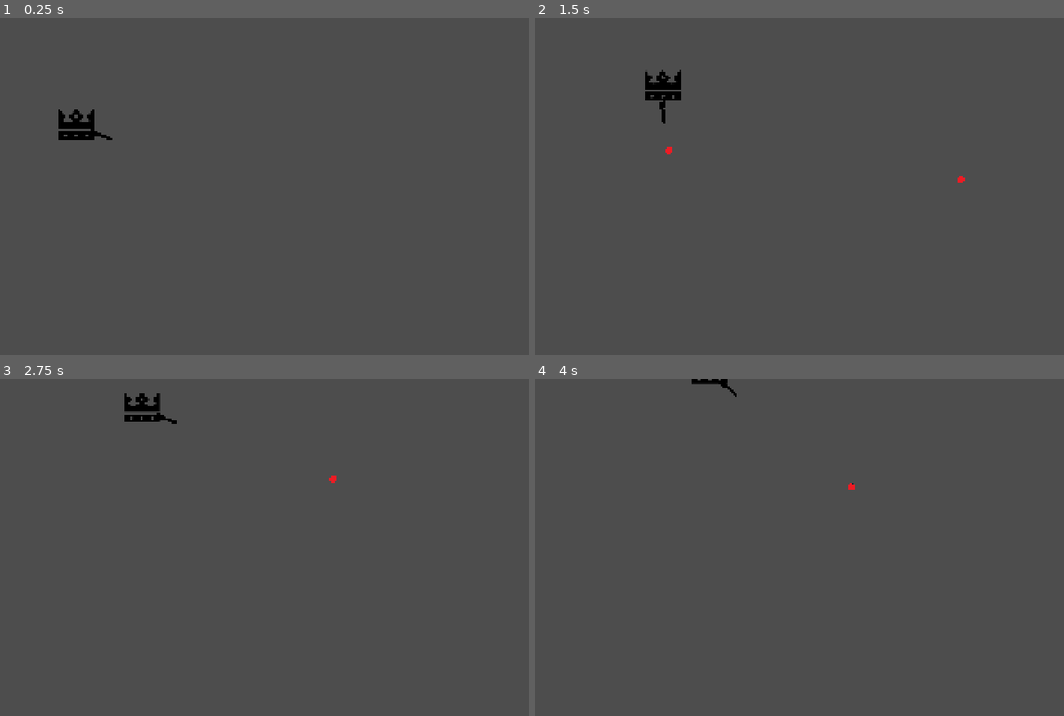
Above: before the commit, frames 1-4 (two rows, left to right).
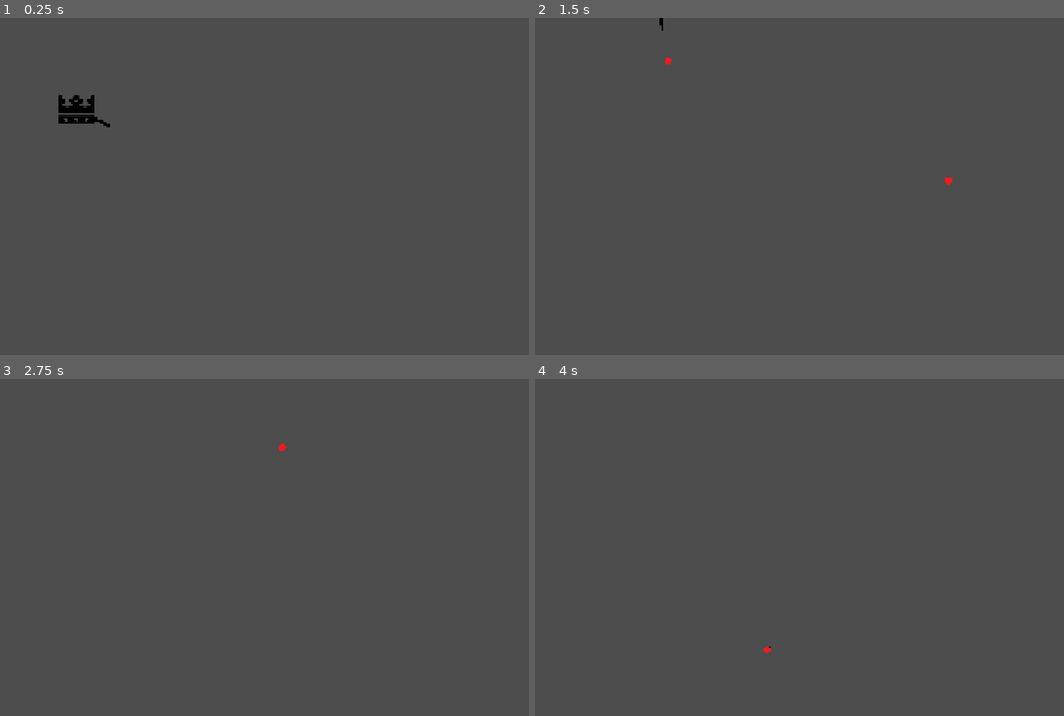
Above: after the commit, the same moments.

Repository: WraithXipher0nGit/Duck-Duck-Boom
Game: Godot game, scene res://scenes/main.tscn
Two runs of this game, one before a commit and one after it. Both use one fixed random seed, a clock stepped at 60 frames per second and the inputs below. The engine's default icon, where the game draws it, is replaced by a stand-in: a white triangle on a blue panel in a dark square.
Inputs (mouse positions are in pixels of both pictures, inside the frame that each line leads up to):
- Up to frame 1 (0.25 s): no input
- Up to frame 2 (1.5 s): move the mouse to (926, 169) at 0.52 s; hold D (Right) 0.53-1.28 s; click (926, 169) at 0.67 s; move the mouse to (672, 203) at 1.27 s; hold A (Left) from 1.28 s (still down); click (672, 203) at 1.42 s
- Up to frame 3 (2.75 s): move the mouse to (317, 473) at 2.02 s; release A (Left) at 2.03 s; hold D (Right) from 2.03 s (still down); click (317, 473) at 2.17 s
- Up to frame 4 (4 s): move the mouse to (762, 614) at 2.77 s; click (762, 614) at 2.92 s; move the mouse to (974, 598) at 3.52 s; release D (Right) at 3.53 s; hold A (Left) from 3.53 s (still down); click (974, 598) at 3.67 s

The runs differ from the first frame. In frame 1, 0.7% of the frame differs, in the area x 11-22%, y 22-37%; in frame 2, 0.6%; in frame 3, 0.5%; in frame 4, 0.2%.

Commit message:
add HUD, more functionality, and sounds

Diff:
--- a/project.godot
+++ b/project.godot
@@ -18,18 +18,8 @@
 [autoload]
 
 EventBus="*uid://do7bpjiilkf2n"
-"<<<<<<<Updatedupstream[input]Left"={
-"deadzone": 0.2,
-"events": [Object(InputEventKey,"resource_local_to_scene":false,"resource_name":"","device":-1,"window_id":0,"alt_pressed":false,"shift_pressed":false,"ctrl_pressed":false,"meta_pressed":false,"pressed":false,"keycode":0,"physical_keycode":65,"key_label":0,"unicode":97,"location":0,"echo":false,"script":null)
-, Object(InputEventKey,"resource_local_to_scene":false,"resource_name":"","device":-1,"window_id":0,"alt_pressed":false,"shift_pressed":false,"ctrl_pressed":false,"meta_pressed":false,"pressed":false,"keycode":0,"physical_keycode":4194319,"key_label":0,"unicode":0,"location":0,"echo":false,"script":null)
-]
-}
-Right={
-"deadzone": 0.2,
-"events": [Object(InputEventKey,"resource_local_to_scene":false,"resource_name":"","device":-1,"window_id":0,"alt_pressed":false,"shift_pressed":false,"ctrl_pressed":false,"meta_pressed":false,"pressed":false,"keycode":0,"physical_keycode":68,"key_label":0,"unicode":100,"location":0,"echo":false,"script":null)
-, Object(InputEventKey,"resource_local_to_scene":false,"resource_name":"","device":-1,"window_id":0,"alt_pressed":false,"shift_pressed":false,"ctrl_pressed":false,"meta_pressed":false,"pressed":false,"keycode":0,"physical_keycode":4194321,"key_label":0,"unicode":0,"location":0,"echo":false,"script":null)
-]
-}
+AudioManager="*uid://gdhocfm0pvax"
+GameManager="*uid://bd8kx4mq5sx5g"
 
 [display]
 
--- /dev/null
+++ b/scenes/UI/HUD.tscn
@@ -0,0 +1,141 @@
+[gd_scene format=3 uid="uid://beqvsxvodq0df"]
+
+[ext_resource type="Script" uid="uid://ch60bfck6qml0" path="res://scripts/hud.gd" id="1_5fyfn"]
+[ext_resource type="Texture2D" uid="uid://cvqv8rjekyhoy" path="res://dummies/sprites/heart.png" id="2_7n4fj"]
+
+[node name="Hud" type="CanvasLayer" unique_id=519716865]
+script = ExtResource("1_5fyfn")
+
+[node name="ScoreContainer" type="MarginContainer" parent="." unique_id=692576076]
+anchors_preset = 3
+anchor_left = 1.0
+anchor_top = 1.0
+anchor_right = 1.0
+anchor_bottom = 1.0
+offset_left = -40.0
+offset_top = -40.0
+grow_horizontal = 0
+grow_vertical = 0
+theme_override_constants/margin_right = 20
+theme_override_constants/margin_bottom = 20
+
+[node name="ScoreLabel" type="Label" parent="ScoreContainer" unique_id=757984622]
+layout_mode = 2
+theme_override_colors/font_outline_color = Color(0, 0, 0, 1)
+theme_override_constants/outline_size = 6
+theme_override_font_sizes/font_size = 24
+text = "Score: 0"
+
+[node name="HeartsContainer" type="MarginContainer" parent="." unique_id=1157378592]
+anchors_preset = 5
+anchor_left = 0.5
+anchor_right = 0.5
+offset_left = -20.0
+offset_right = 20.0
+offset_bottom = 40.0
+grow_horizontal = 2
+theme_override_constants/margin_top = 20
+
+[node name="VBoxContainer" type="VBoxContainer" parent="HeartsContainer" unique_id=1956959221]
+layout_mode = 2
+
+[node name="HBoxContainer" type="HBoxContainer" parent="HeartsContainer/VBoxContainer" unique_id=1027222802]
+layout_mode = 2
+theme_override_constants/separation = 10
+alignment = 1
+
+[node name="Heart1" type="TextureRect" parent="HeartsContainer/VBoxContainer/HBoxContainer" unique_id=1909369209]
+custom_minimum_size = Vector2(20, 20)
+layout_mode = 2
+texture = ExtResource("2_7n4fj")
+expand_mode = 1
+stretch_mode = 4
+
+[node name="Heart2" type="TextureRect" parent="HeartsContainer/VBoxContainer/HBoxContainer" unique_id=1975505278]
+custom_minimum_size = Vector2(20, 20)
+layout_mode = 2
+texture = ExtResource("2_7n4fj")
+expand_mode = 1
+stretch_mode = 4
+
+[node name="Heart3" type="TextureRect" parent="HeartsContainer/VBoxContainer/HBoxContainer" unique_id=712873375]
+custom_minimum_size = Vector2(20, 20)
+layout_mode = 2
+texture = ExtResource("2_7n4fj")
+expand_mode = 1
+stretch_mode = 4
+
+[node name="HBoxContainer2" type="HBoxContainer" parent="HeartsContainer/VBoxContainer" unique_id=775850972]
+layout_mode = 2
+theme_override_constants/separation = 5
+
+[node name="Bullet1" type="TextureRect" parent="HeartsContainer/VBoxContainer/HBoxContainer2" unique_id=1841768263]
+custom_minimum_size = Vector2(10, 28)
+layout_mode = 2
+size_flags_horizontal = 3
+expand_mode = 3
+stretch_mode = 5
+
+[node name="Bullet2" type="TextureRect" parent="HeartsContainer/VBoxContainer/HBoxContainer2" unique_id=1930642858]
+custom_minimum_size = Vector2(10, 28)
+layout_mode = 2
+size_flags_horizontal = 3
+expand_mode = 3
+stretch_mode = 5
+
+[node name="Bullet3" type="TextureRect" parent="HeartsContainer/VBoxContainer/HBoxContainer2" unique_id=1920105572]
+custom_minimum_size = Vector2(10, 28)
+layout_mode = 2
+size_flags_horizontal = 3
+expand_mode = 3
+stretch_mode = 5
+
+[node name="Bullet4" type="TextureRect" parent="HeartsContainer/VBoxContainer/HBoxContainer2" unique_id=1833466623]
+custom_minimum_size = Vector2(10, 28)
+layout_mode = 2
+size_flags_horizontal = 3
+expand_mode = 3
+stretch_mode = 5
+
+[node name="Bullet5" type="TextureRect" parent="HeartsContainer/VBoxContainer/HBoxContainer2" unique_id=683525883]
+custom_minimum_size = Vector2(10, 28)
+layout_mode = 2
+size_flags_horizontal = 3
+expand_mode = 3
+stretch_mode = 5
+
+[node name="GameOverOverlay" type="ColorRect" parent="." unique_id=1551929652]
+anchors_preset = 15
+anchor_right = 1.0
+anchor_bottom = 1.0
+grow_horizontal = 2
+grow_vertical = 2
+color = Color(0.15294118, 0.15294118, 0.15294118, 0.627451)
+
+[node name="CenterContainer" type="CenterContainer" parent="GameOverOverlay" unique_id=68165072]
+layout_mode = 1
+anchors_preset = 8
+anchor_left = 0.5
+anchor_top = 0.5
+anchor_right = 0.5
+anchor_bottom = 0.5
+offset_left = -230.0
+offset_top = -57.0
+offset_right = 230.0
+offset_bottom = 57.0
+grow_horizontal = 2
+grow_vertical = 2
+
+[node name="VBoxContainer" type="VBoxContainer" parent="GameOverOverlay/CenterContainer" unique_id=144966719]
+layout_mode = 2
+
+[node name="GameOverLabel" type="Label" parent="GameOverOverlay/CenterContainer/VBoxContainer" unique_id=41609281]
+layout_mode = 2
+theme_override_font_sizes/font_size = 40
+text = "GAME OVER! YOU SUCK!"
+
+[node name="FinalScoreLabel" type="Label" parent="GameOverOverlay/CenterContainer/VBoxContainer" unique_id=727830894]
+layout_mode = 2
+theme_override_font_sizes/font_size = 40
+text = "Final score: 0"
+horizontal_alignment = 1
--- a/scenes/ducks/duck.tscn
+++ b/scenes/ducks/duck.tscn
@@ -1,7 +1,7 @@
 [gd_scene format=3 uid="uid://dq12gye11cy4i"]
 
 [ext_resource type="Script" uid="uid://b6da77emn510b" path="res://scripts/duck.gd" id="1_1jmxk"]
-[ext_resource type="Texture2D" uid="uid://bwheyopfrl2lq" path="res://assets/sprites/Duck Sprites_Muppet.png" id="2_1jmxk"]
+[ext_resource type="Texture2D" uid="uid://clcqpnvkvmqqk" path="res://assets/sprites/Duck Sprites_Muppet_1280x1280_unfinished.png" id="2_1jmxk"]
 
 [sub_resource type="CircleShape2D" id="CircleShape2D_1jmxk"]
 radius = 49.56309
@@ -12,6 +12,7 @@
 script = ExtResource("1_1jmxk")
 
 [node name="Sprite2D" type="Sprite2D" parent="." unique_id=1903769529]
+scale = Vector2(0.1, 0.1)
 texture = ExtResource("2_1jmxk")
 
 [node name="CollisionShape2D" type="CollisionShape2D" parent="." unique_id=811777700]
--- a/scenes/world.tscn
+++ b/scenes/world.tscn
@@ -7,6 +7,11 @@
 [ext_resource type="PackedScene" uid="uid://bhh3uy7k03hgi" path="res://scenes/obstacles/obstacle.tscn" id="5_qfnet"]
 [ext_resource type="PackedScene" uid="uid://dq12gye11cy4i" path="res://scenes/ducks/duck.tscn" id="6_i7141"]
 [ext_resource type="Texture2D" uid="uid://r4nwarjbm1a6" path="res://assets/sprites/Water BG_V2.png" id="7_i7141"]
+[ext_resource type="PackedScene" uid="uid://beqvsxvodq0df" path="res://scenes/UI/HUD.tscn" id="8_4mrxx"]
+[ext_resource type="Texture2D" uid="uid://cvqv8rjekyhoy" path="res://dummies/sprites/heart.png" id="9_w7kh3"]
+[ext_resource type="Texture2D" uid="uid://dsroeh0hh1vt7" path="res://dummies/sprites/heart_lost.png" id="10_e3hyu"]
+[ext_resource type="Texture2D" uid="uid://bcchmjqaq16qx" path="res://dummies/sprites/bullet_HUD.png" id="11_q5onr"]
+[ext_resource type="Texture2D" uid="uid://bg5h5l58rsjww" path="res://dummies/sprites/bullet_HUD_lost.png" id="12_jhx03"]
 
 [node name="World" type="Node2D" unique_id=1278491355]
 
@@ -39,3 +44,9 @@
 texture_filter = 2
 texture_repeat = 2
 texture = ExtResource("7_i7141")
+
+[node name="Hud" parent="." unique_id=519716865 instance=ExtResource("8_4mrxx")]
+heart_full = ExtResource("9_w7kh3")
+heart_empty = ExtResource("10_e3hyu")
+bullet_full = ExtResource("11_q5onr")
+bullet_empty = ExtResource("12_jhx03")
--- /dev/null
+++ b/scripts/autoloads/audio_manager.gd
@@ -0,0 +1,56 @@
+extends Node
+
+# Preload sounds at startup
+@export var sounds: Dictionary = {
+	"shoot": preload("res://dummies/audio/shooting.wav"),
+	"duck_death": preload("res://dummies/audio/quack.wav"),
+	"player_take_damage": preload("res://dummies/audio/player_take_damage.wav"),
+	"game_over": preload("res://dummies/audio/player_death.wav"),
+	"reload": preload("res://dummies/audio/reload.wav")
+}
+
+
+func _ready() -> void:
+	# Subscribe to gameplay events
+	EventBus.player_shot.connect(_on_player_shot)
+	EventBus.duck_hit.connect(_on_duck_hit)
+	EventBus.obstacle_collided.connect(_on_obstacle_collided)
+	EventBus.game_over.connect(_on_game_over)
+	EventBus.reloaded.connect(_on_reload)
+
+
+# === Event handlers ===
+
+func _on_player_shot(_origin: Vector2, _direction: Vector2) -> void:
+	play("shoot")
+
+
+func _on_duck_hit(_duck: Node) -> void:
+	play("duck_death")
+
+
+func _on_obstacle_collided(_obstacle: Node) -> void:
+	if GameManager.lives <= 1:
+		return
+	play("player_take_damage")
+
+
+func _on_reload() -> void:
+	play("reload")
+
+func _on_game_over() -> void:
+	play("game_over")
+
+# === Playback ===
+
+func play(sound_name: String) -> void:
+	if not sounds.has(sound_name):
+		push_warning("Sound not found: " + sound_name)
+		return
+
+	var player = AudioStreamPlayer.new()
+	player.stream = sounds[sound_name]
+	player.process_mode = Node.PROCESS_MODE_ALWAYS
+	add_child(player)
+	player.play()
+	player.finished.connect(player.queue_free)
--- a/scripts/autoloads/event_bus.gd
+++ b/scripts/autoloads/event_bus.gd
@@ -18,3 +18,7 @@
 
 # after game over -> player chooses "play again"
 signal game_restarted
+
+signal score_changed(score)
+
+signal reloaded
--- a/scripts/autoloads/game_manager.gd
+++ b/scripts/autoloads/game_manager.gd
@@ -1,25 +1,42 @@
 extends Node
 
 const STARTING_LIVES: int = 3
+const STARTING_BULLETS: int = 5
 
 
 var lives: int = STARTING_LIVES
+var bullets: int = STARTING_BULLETS
 var score: int = 0
+var reload_time: float = 3
 
 # TODO: implement these for HUD manager later on
 signal lives_changed(new_lives: int)
 signal score_changed(new_score: int)
+signal bullets_changed(new_bullets: int)
 
 func _ready() -> void:
 	EventBus.duck_hit.connect(_on_duck_hit)
 	EventBus.duck_missed.connect(_on_duck_missed)
 	EventBus.obstacle_collided.connect(_on_obstacle_collided)
 	EventBus.game_restarted.connect(reset)
+	EventBus.player_shot.connect(_on_player_shot)
 
 
 func _lose_life() -> void:
 	lives -= 1
 	lives_changed.emit(lives)
+	if lives <= 0:
+		EventBus.game_over.emit()
+
+func _lose_bullet() -> void:
+	if bullets <= 0:
+		return
+	bullets -=1
+	bullets_changed.emit(bullets)
+
+func _restore_bullets() -> void:
+	bullets = 5
+	bullets_changed.emit(bullets)
 
 func reset() -> void:
 	lives = STARTING_LIVES
@@ -27,7 +44,7 @@
 	lives_changed.emit(lives)
 	score_changed.emit(score)
 
-func _on_duck_hit() -> void:
+func _on_duck_hit(_duck: Node) -> void:
 	score += 1
 	score_changed.emit(score)
 
@@ -36,3 +53,13 @@
 
 func _on_obstacle_collided(_obstacle: Node):
 	_lose_life()
+
+func _on_player_shot(_origin: Vector2, direction: Vector2):
+	_lose_bullet()
+	if bullets <= 0:
+		_reload()
+
+func _reload():
+	await get_tree().create_timer(reload_time).timeout
+	_restore_bullets()
+	EventBus.reloaded.emit()
--- a/scripts/boat_movement.gd
+++ b/scripts/boat_movement.gd
@@ -6,8 +6,8 @@
 
 const SPEED = 300.0
 const JUMP_VELOCITY = -400.0
-@export var forward_speed = 100
-@export var invulnerable_duration: float = 15.0
+@export var forward_speed = 300
+@export var invulnerable_duration: float = 2.0
 
 var _is_invulnerable: bool = false
 
--- /dev/null
+++ b/scripts/hud.gd
@@ -0,0 +1,58 @@
+extends CanvasLayer
+
+@export var heart_full: Texture2D
+@export var heart_empty: Texture2D
+@export var bullet_full: Texture2D
+@export var bullet_empty: Texture2D
+
+@onready var score_label: Label = $ScoreContainer/ScoreLabel
+@onready var hearts: Array = [
+	$HeartsContainer/VBoxContainer/HBoxContainer/Heart1,
+	$HeartsContainer/VBoxContainer/HBoxContainer/Heart2,
+	$HeartsContainer/VBoxContainer/HBoxContainer/Heart3,
+]
+
+@onready var bullets: Array = [
+	$HeartsContainer/VBoxContainer/HBoxContainer2/Bullet1,
+	$HeartsContainer/VBoxContainer/HBoxContainer2/Bullet2,
+	$HeartsContainer/VBoxContainer/HBoxContainer2/Bullet3,
+	$HeartsContainer/VBoxContainer/HBoxContainer2/Bullet4,
+	$HeartsContainer/VBoxContainer/HBoxContainer2/Bullet5,
+]
+
+@onready var game_over_overlay: ColorRect = $GameOverOverlay
+@onready var final_score_label: Label = $GameOverOverlay/CenterContainer/VBoxContainer/FinalScoreLabel
+
+
+func _ready() -> void:
+	GameManager.score_changed.connect(_on_score_changed)
+	GameManager.lives_changed.connect(_on_lives_changed)
+	GameManager.bullets_changed.connect(_on_bullets_changed)
+	EventBus.game_over.connect(_on_game_over)
+	_on_score_changed(GameManager.score)
+	_on_lives_changed(GameManager.lives)
+	_on_bullets_changed(GameManager.bullets)
+	game_over_overlay.visible = false
+
+
+func _on_score_changed(new_score: int) -> void:
+	score_label.text = "Score: %d" % new_score
+
+func _on_lives_changed(new_lives: int) -> void:
+	for i in hearts.size():
+		if i < new_lives:
+			hearts[i].texture = heart_full
+		else:
+			hearts[i].texture = heart_empty
+
+func _on_game_over() -> void:
+	final_score_label.text = "Score: %d" % GameManager.score
+	game_over_overlay.visible = true
+	get_tree().paused = true
+
+func _on_bullets_changed(new_bullets: int) -> void:
+	for i in bullets.size():
+		if i < new_bullets:
+			bullets[i].texture = bullet_full
+		else:
+			bullets[i].texture = bullet_empty
--- a/scripts/player_shoot.gd
+++ b/scripts/player_shoot.gd
@@ -12,7 +12,10 @@
 
 func _input(event: InputEvent) -> void:
 	if event is InputEventMouseButton and event.is_pressed():
-		EventBus.emit_signal("player_shot")
+		var stub: Vector2 = Vector2()
+		if GameManager.bullets <= 0:
+			return
+		EventBus.player_shot.emit(stub, stub)
 		spawn_bullet()
 
 func spawn_bullet():
Not shown, added: assets/sprites/Duck Sprites_Muppet_1280x1280_unfinished.png.import
Not shown, added: dummies/audio/reload.wav.import
Binary file added: dummies/sprites/bullet_HUD.png
Not shown, added: dummies/sprites/bullet_HUD.png.import
Binary file added: dummies/sprites/bullet_HUD_lost.png
Not shown, added: dummies/sprites/bullet_HUD_lost.png.import
Binary file added: dummies/sprites/heart.png
Not shown, added: dummies/sprites/heart.png.import
Binary file added: dummies/sprites/heart_lost.png
Not shown, added: dummies/sprites/heart_lost.png.import
Not shown, added: scripts/autoloads/audio_manager.gd.uid
Not shown, added: scripts/hud.gd.uid
(and 1 more such lines)
